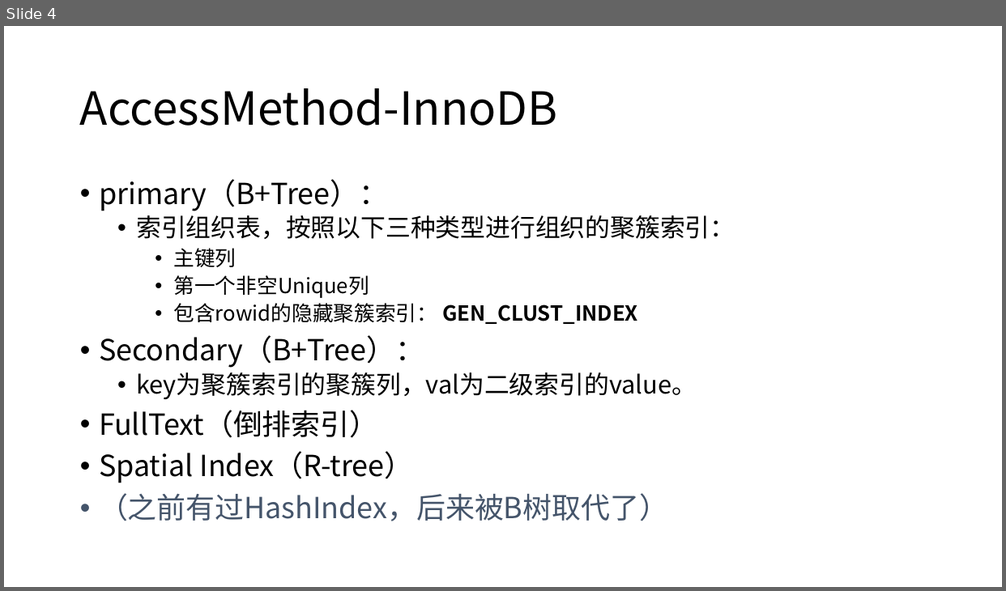
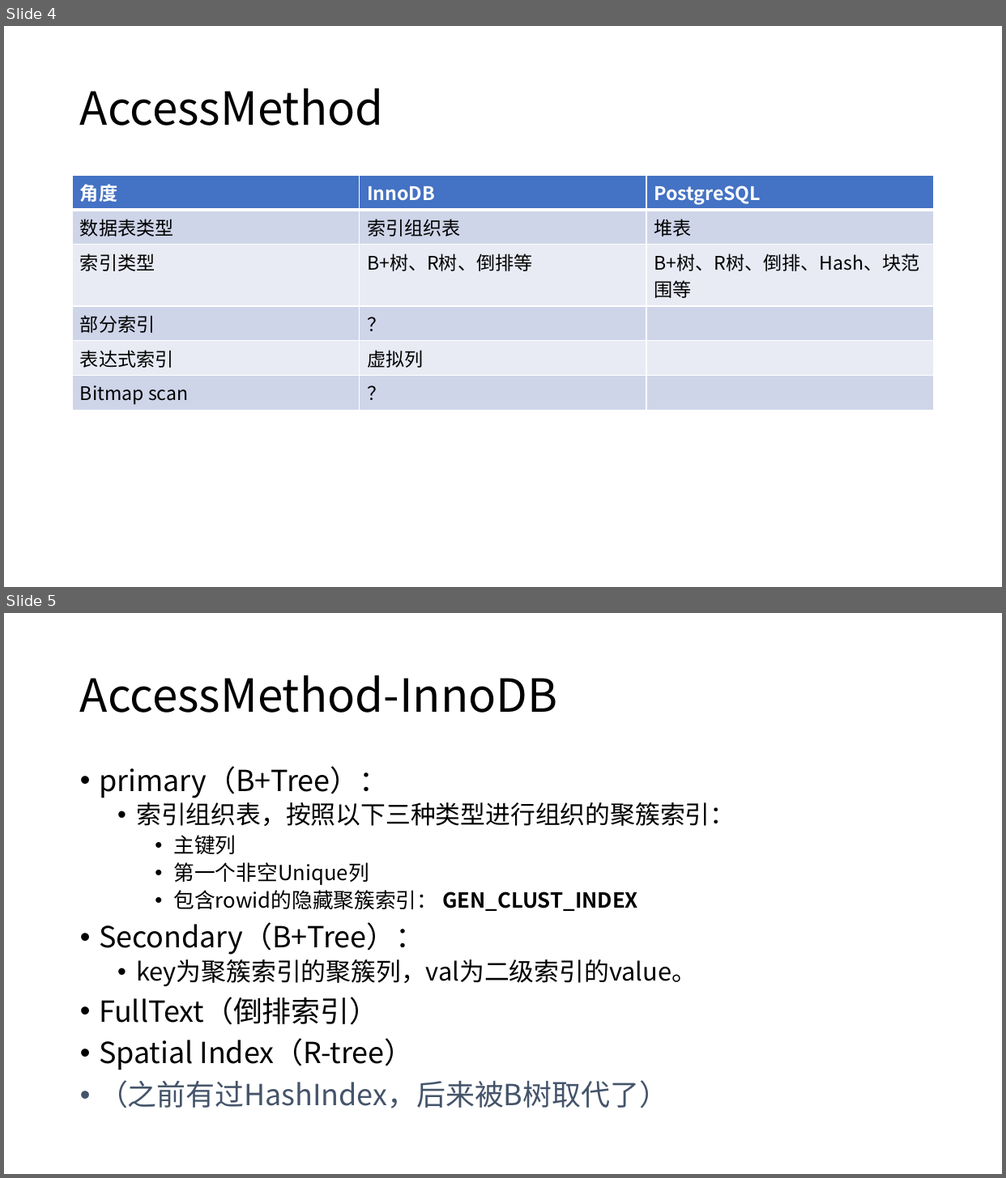
Before and after one commit to yummyliu/papers, a slide deck: 工作分享.pptx. Shown one above the other, each under a label of ours: slide 4 before the commit, slides 4 and 5 after it. The pictures are 1006x591 and 1006x1178 pixels, drawn with LibreOffice and Linux fonts; fonts in the diff are those of the drawing. Boxes give left, top, right and bottom in pixels: in the first picture for what was removed or moved away, otherwise in the second. Text is boxed around its words. In the diff, an @@ line names an element or a change of style, - is before the commit and + after.

```diff
--- a/工作分享.pptx
+++ b/工作分享.pptx
@@ slide 4 added at (4,26,1002,587), background #FFFFFF @@
@@ title added at (80,88,384,126), 44 pt, text #000000 @@
+AccessMethod
@@ table added at (73,176,933,408), 6 rows, 3 columns @@
+角度 | InnoDB | PostgreSQL
+数据表类型 | 索引组织表 | 堆表
+索引类型 | B+树、R树、倒排等 | B+树、R树、倒排、Hash、块范围等
+部分索引 | ？ | 
+表达式索引 | 虚拟列 | 
+Bitmap scan | ？ | 
@@ what was slide 4 is now slide 5 @@
```
Also in this commit, not shown: 2 slides changed, 1 slide removed.
